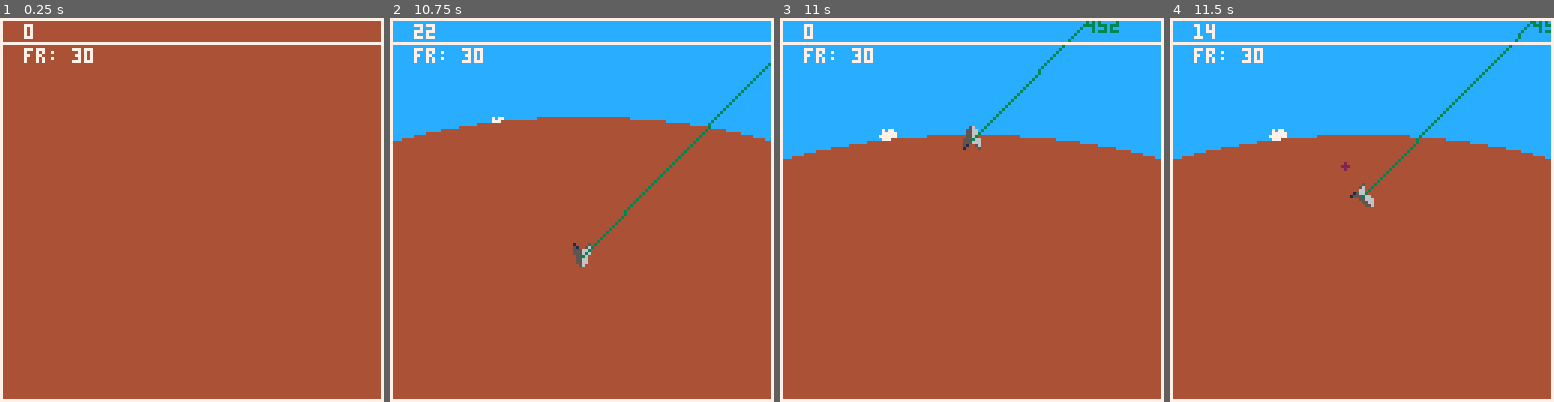
Above: before the commit, frames 1-4 (left to right).
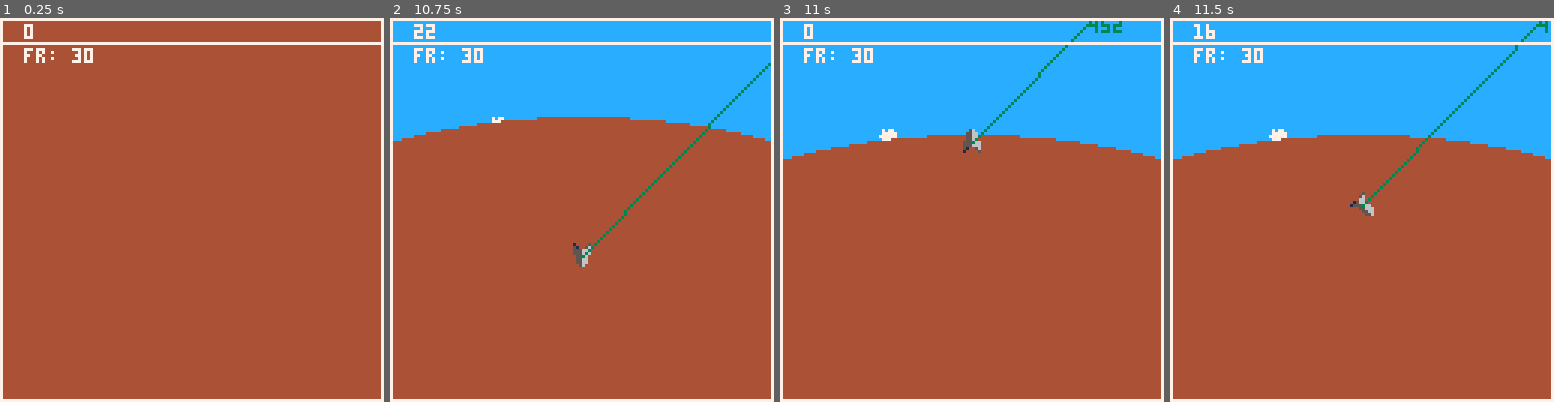
Above: after the commit, the same moments.

Repository: sabajt/GGJ_2019
Game: PICO-8 cartridge home.p8
Same seed, same stepped clock (60 frames per second), same inputs: the game is played once before the commit and once after it.
Inputs:
- Up to frame 1 (0.25 s): no input
- Up to frame 2 (10.75 s): tap X (X key) at 0.33, 1.07, 1.85, 2.97, 4.08, 5.2, 6.32, 7.43, 8.55, 9.67 s; hold Right 1.6-2.1 s; hold Up 2.15-2.42 s; hold Right 2.47-3.03 s; hold Left 3.08-3.58 s; hold Down 3.63-3.97 s; hold Right 4.02-4.68 s; hold Up 4.73-5.03 s; hold Left 5.08-5.68 s; hold Down 5.73-6.03 s; hold Right 6.08-6.58 s; hold Right 6.63-7.13 s; hold Up 7.18-7.45 s; hold Right 7.5-8.07 s; hold Left 8.12-8.62 s; hold Down 8.67-9 s; hold Right 9.05-9.72 s; hold Up 9.77-10.07 s; hold Left 10.12-10.72 s
- Up to frame 3 (11 s): hold Down from 10.77 s (still down); tap X (X key) at 10.78 s
- Up to frame 4 (11.5 s): release Down at 11.07 s; hold Right from 11.12 s (still down)

Frames 1-2 are identical in both runs. In frame 3, 0.7% of the frame differs, in the area x 47-90%, y 0-36%; in frame 4, 1.1%, in the area x 9-100%, y 0-52%.

Commit message:
quick slow

Diff:
--- a/home.p8
+++ b/home.p8
@@ -376,15 +376,26 @@
 function update_putt_fly_2()
 
     if btn(5) then
-        ship.emitter.active = true
-        ship.acl = addvec(ship.acl, boostvec())
-        if ship.boosttime == 0 then
-            ship.showflame = true
-            ship.flipflame = false
+        if btn(3) then -- slow
+            -- local slow = polarvec(inv_angle(get_ship_rot()), 1)
+            -- ship.acl = addvec(ship.acl, slow)
+            ship.vel = scalevec(ship.vel, 0.8)
+        else
+            if btn(2) then -- fast
+                -- go fast
+            end
+
+            ship.emitter.active = true
+            ship.acl = addvec(ship.acl, boostvec())
+            if ship.boosttime == 0 then
+                ship.showflame = true
+                ship.flipflame = false
+            end
+
+            if (ship.boosttime % 2 == 0) ship.showflame = not ship.showflame
+            if (ship.boosttime % 4 == 0) ship.flipflame = not ship.flipflame
+            ship.boosttime += 1
         end
-        if (ship.boosttime % 2 == 0) ship.showflame = not ship.showflame
-        if (ship.boosttime % 4 == 0) ship.flipflame = not ship.flipflame
-        ship.boosttime += 1
     else
         ship.emitter.active = false
         ship.boosttime = 0
